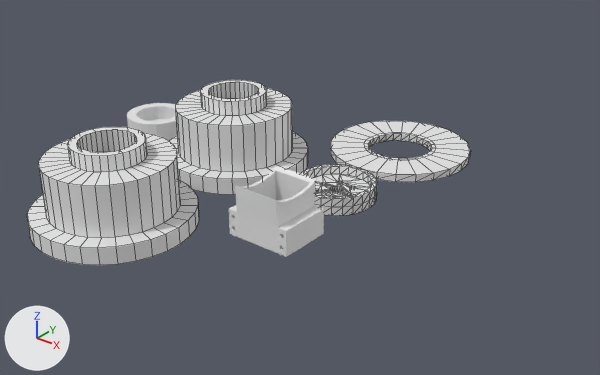
Renders of the Blender file nutrient-dispenser/nutrient-dispenser.blend from each side of a commit.
One viewpoint serves both versions: a 50 mm camera at (321.0, -339.0, 209.0) aimed at (63.0, -16.0, 8.0). The lights are fixed; the arrows at lower left show +X, +Y and +Z. Mesh edges are drawn as thin lines on the coarser meshes.

In view in the first picture: 'end-hub', 'hopper', 'hub', 'rim', 'roll-1', 'roll-2'.
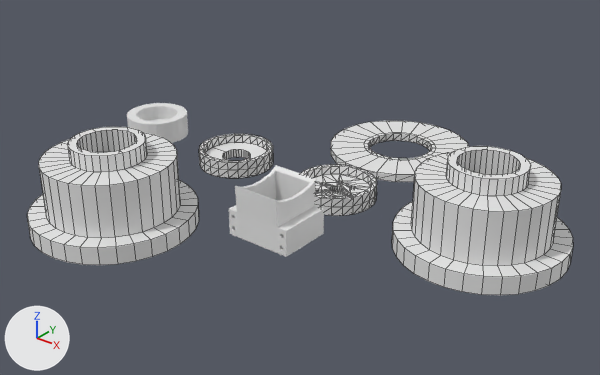
Where the change shows, as pixel boxes (x1, y1, x2, y2) in the pictures (600 x 375 px):
'roll-1', moved: before (170, 80, 308, 195); after (392, 146, 573, 295)
'bearing-hub', added: after (199, 134, 273, 178)

The change, as a list of edits to the scene's bpy script:
```text
Add me_wheels_dispenser_003:
    me_wheels_dispenser_003.from_pydata(...)  # 208 vertices, 276 faces; spans x -22.5..22.5, y -22.5..22.5, z 0.0..10.0
Change ob_roll_1:
    ob_roll_1.location: (0.0, 0.0, 0.0) -> (164.9, 0.0, 0.0)
Add ob_bearing_hub:
    ob_bearing_hub = bpy.data.objects.new('bearing-hub', me_wheels_dispenser_003)
    ob_bearing_hub.location = (0.0, 0.0, 0.0)
```
